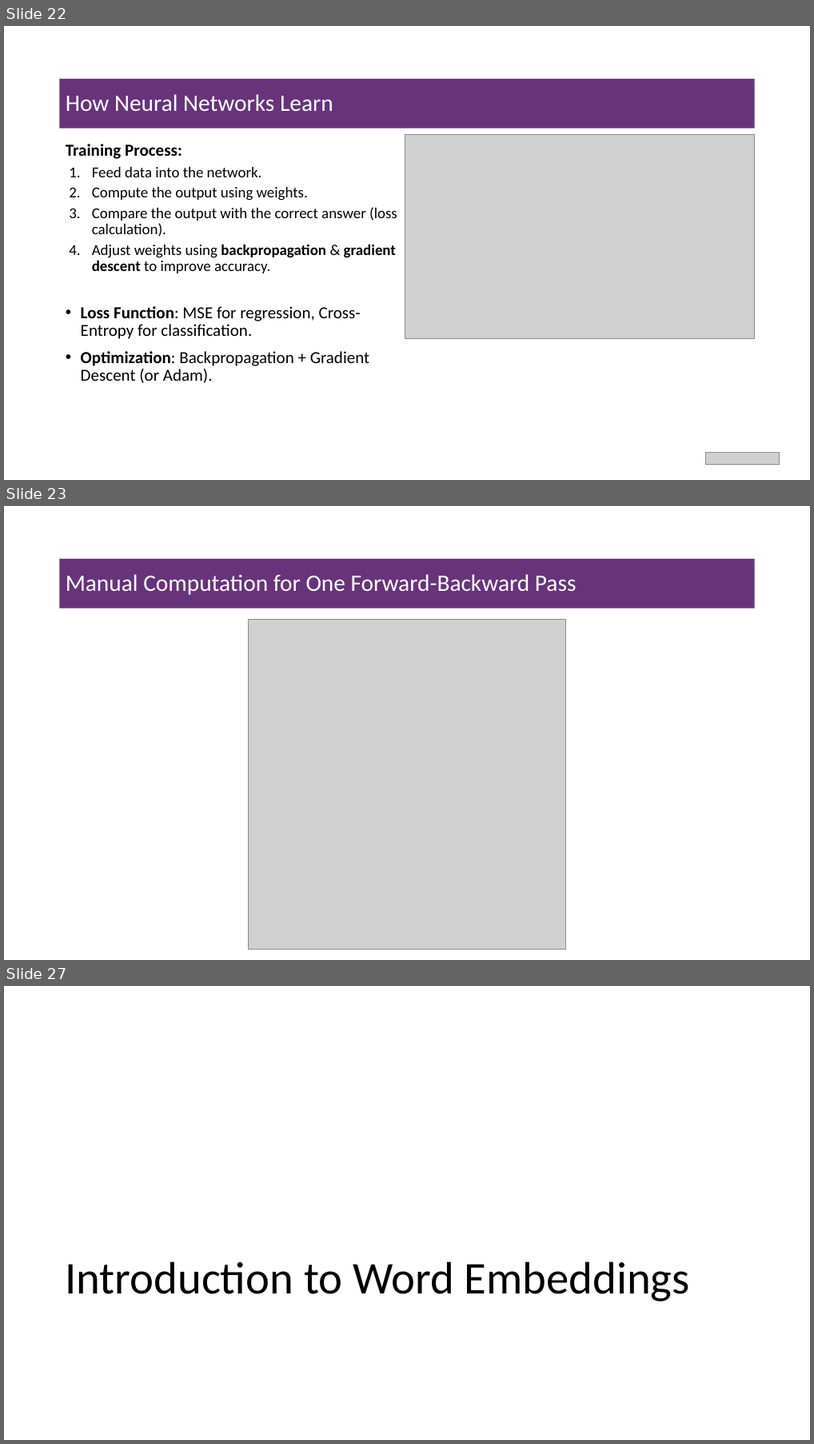
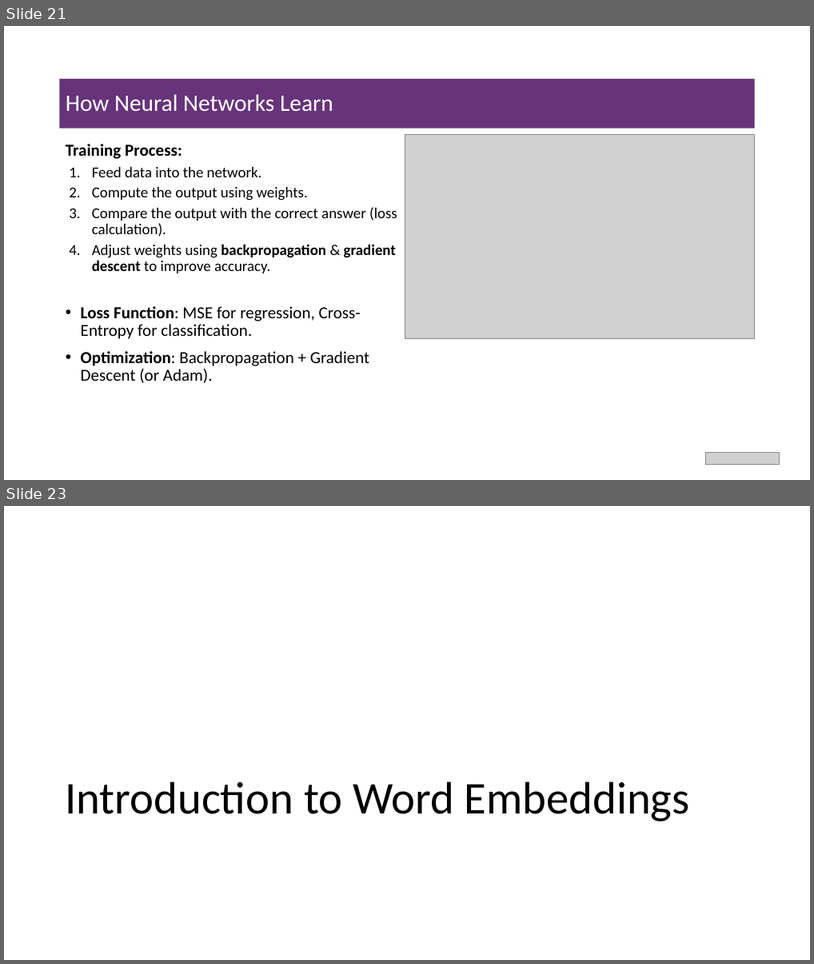
Before and after one commit to msfasha/307307-BI-Methods, a slide deck: 20242-NLP-LLM/lecture notes/Part 2 - Introduction to Large Language Models/Part 2 - Introduction to Large Language Models.pptx. Shown one above the other, each under a label of ours: slides 22, 23 and 27 before the commit, slides 21 and 23 after it; the slides between them are not shown. The pictures are 814x1444 and 814x964 pixels, drawn with LibreOffice and Linux fonts; fonts in the diff are those of the drawing; grey boxes stand for pictures; background and template pictures are left out. Boxes give left, top, right and bottom in pixels: in the first picture for what was removed or moved away, otherwise in the second. Text is boxed around its words. In the diff, an @@ line names an element or a change of style, - is before the commit and + after.

```diff
--- a/20242-NLP-LLM/lecture notes/Part 2 - Introduction to Large Language Models/Part 2 - Introduction to Large Language Models.pptx
+++ b/20242-NLP-LLM/lecture notes/Part 2 - Introduction to Large Language Models/Part 2 - Introduction to Large Language Models.pptx
@@ slide 23 removed at [4, 506, 810, 960], background #FFFFFF @@
@@ title removed at [60, 559, 755, 608] @@
-Manual Computation for One Forward-Backward Pass
@@ picture removed at [249, 619, 566, 949] @@
@@ what was slide 22 is now slide 21 @@
@@ what was slide 27 is now slide 23 @@
```
Also in this commit, not shown: 3 slides changed, 1 slide added, 4 other slides removed, 5 other files.
